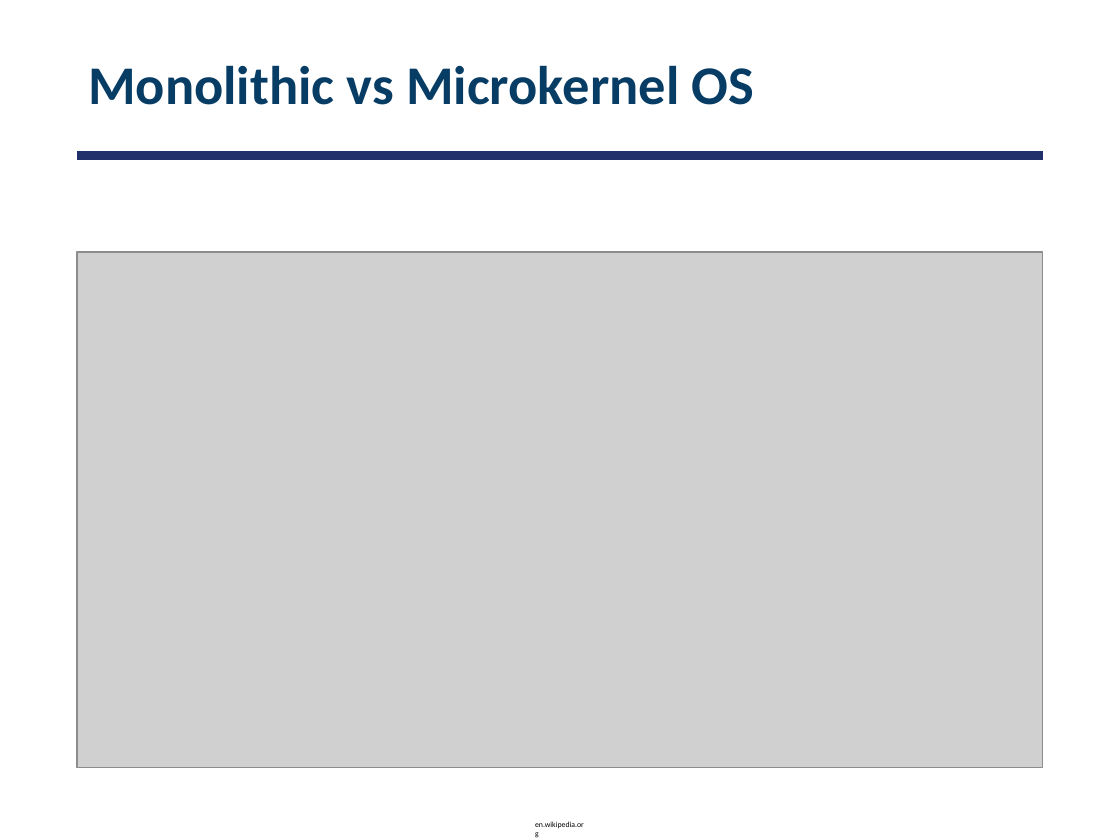
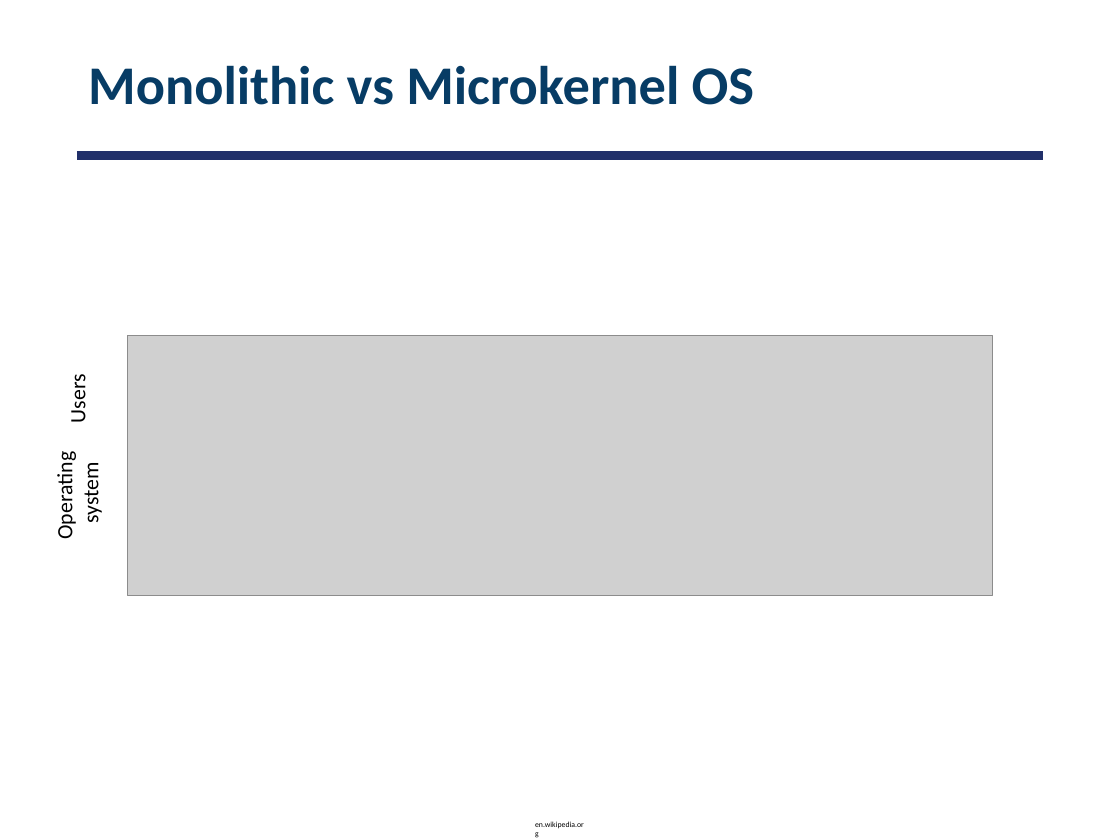
Before and after one commit to smajidzahedi/ECE350, a slide deck: slide 8 of 02-concepts.pptx. Drawn at 1120x840 pixels with LibreOffice and Linux fonts; fonts in the diff are those of the drawing; grey boxes stand for pictures. Boxes give left, top, right and bottom in pixels: in the first picture for what was removed or moved away, otherwise in the second. Text is boxed around its words. In the diff, an @@ line names an element or a change of style, - is before the commit and + after.

Commit message:
changed fig for monolithic kernels

```diff
--- a/02-concepts.pptx
+++ b/02-concepts.pptx
@@ picture removed at [77, 252, 1043, 767] @@
@@ picture added at [128, 336, 992, 596] @@
@@ text added at [65, 378, 92, 422], 14 pt, text #000000 @@
+Users
@@ text added at [52, 459, 105, 537], 14 pt, text #000000 @@
+Operating
+system
```
Also in this commit, not shown: 1 other file.
